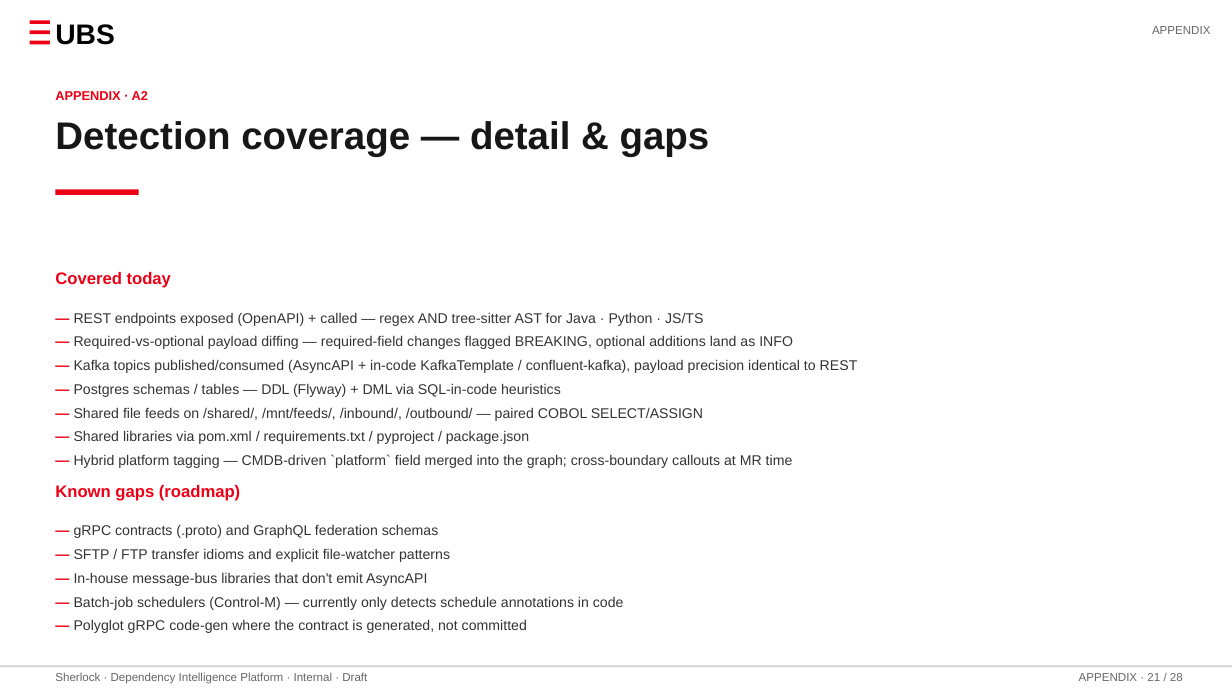
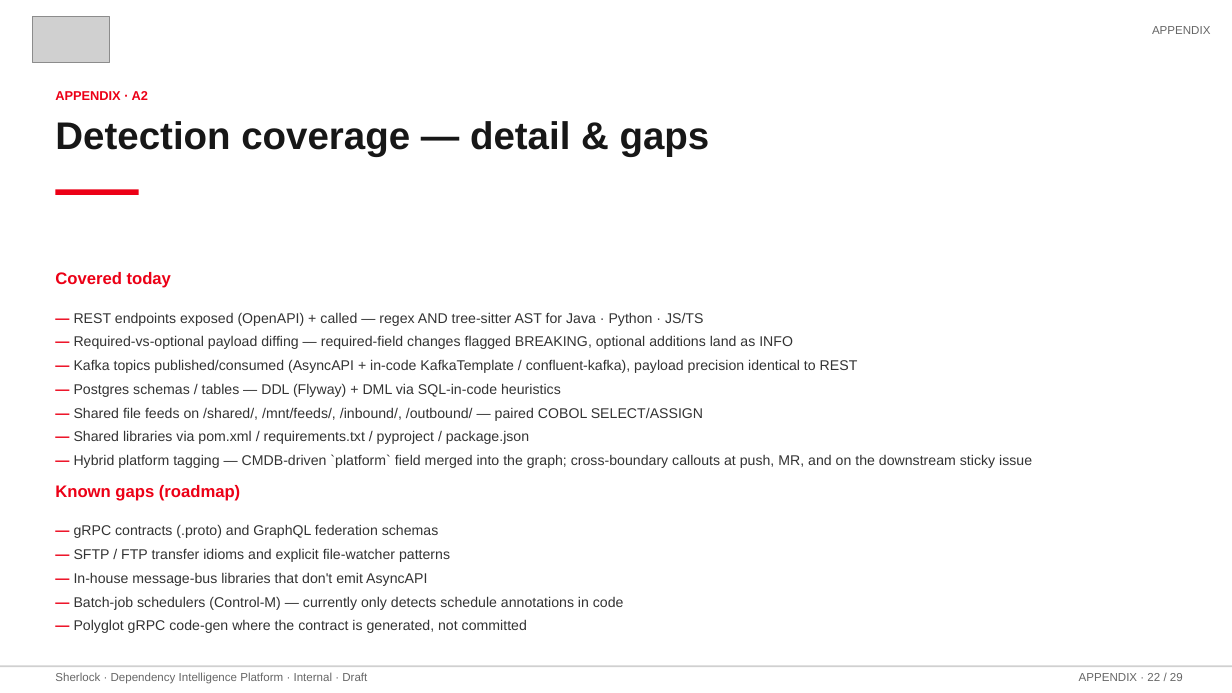
Before and after one commit to stoufeeq/Sherlock, a slide deck: slide 22 of Sherlock_CTO_Pitch.pptx (slide 21 before the commit). Drawn at 1232x693 pixels with LibreOffice and Linux fonts; fonts in the diff are those of the drawing; grey boxes stand for pictures. Boxes give left, top, right and bottom in pixels: in the first picture for what was removed or moved away, otherwise in the second. Text is boxed around its words. In the diff, an @@ line names an element or a change of style, - is before the commit and + after.

```diff
--- a/Sherlock_CTO_Pitch.pptx
+++ b/Sherlock_CTO_Pitch.pptx
@@ rectangle removed at (30, 20, 50, 24) @@
@@ picture added at (32, 17, 109, 63) @@
@@ text removed at (55, 24, 114, 45) @@
-UBS
@@ rectangle removed at (30, 30, 50, 34) @@
@@ rectangle removed at (30, 41, 50, 44) @@
@@ text at (74, 454, 1032, 468): text changed @@
-— Hybrid platform tagging — CMDB-driven `platform` field merged into the graph; cross-boundary callouts at MR time
+— Hybrid platform tagging — CMDB-driven `platform` field merged into the graph; cross-boundary callouts at push, MR, and on the downstream sticky issue
@@ text at (1079, 673, 1183, 681): text changed @@
-APPENDIX · 21 / 28
+APPENDIX · 22 / 29
```
Also in this commit, not shown: 25 other slides changed, 1 slide added, 21 other files.
